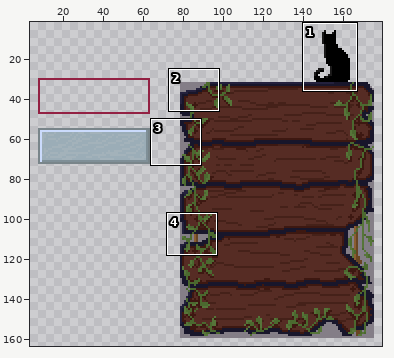
Two states of a sprite sheet, ArtistFolder/interface.png. Above: a wide view before the commit, with the close-up outlined.
Close-up. Before:
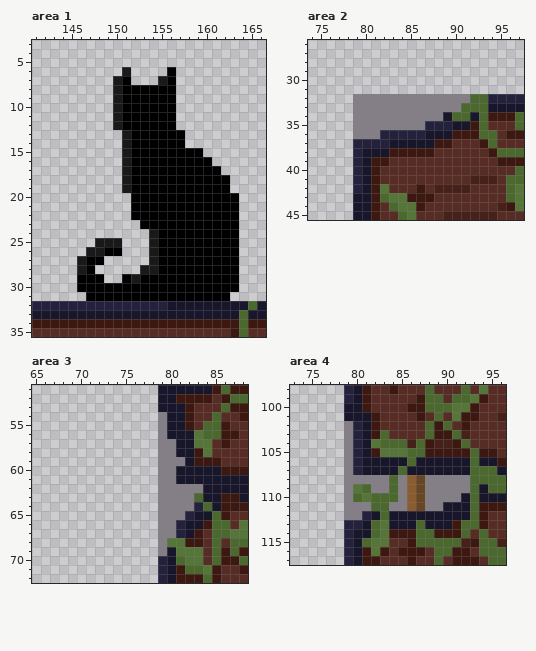
The file is 207x174 pixels. Colours within 5 levels of each other are drawn and written as one. Shown: area 1: x 141..166, y 3..35; area 2: x 74..97, y 26..45; area 3: x 65..88, y 51..72; area 4: x 73..96, y 98..117. The wide view leaves out empty margins. The commit also changed other parts of the picture, which this record leaves out.
After the commit:
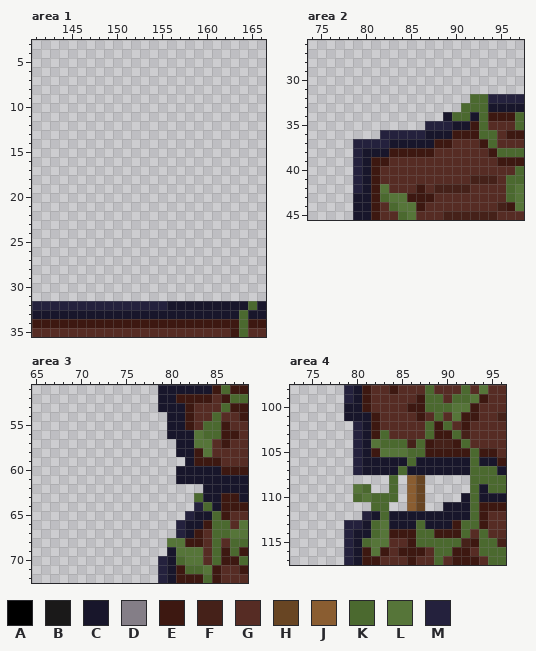
Palette (. is transparent): A #000000  B #1a1919  C #18162b  D #847e87  E #3d1811  F #452119  G #562c24  H #684523  J #8a5d31  K #4b692f  L #567539  M #24213d
What changed:
--- area 1
@@ x 141..166 @@
  5 ..........................
- 6 ..........B....A..........
- 7 .........BA...BA..........
- 8 .........BAAAAAA..........
- 9 .........BAAAAAA..........
-10 .........BAAAAAA..........
-11 .........BAAAAAA..........
-12 .........BAAAAAA..........
-13 ..........BAAAAAA.........
-14 ..........BAAAAAA.........
-15 ..........BAAAAAAAA.......
-16 ..........BAAAAAAAAA......
-17 ..........BAAAAAAAAAA.....
-18 ..........BAAAAAAAAAAA....
-19 ..........BAAAAAAAAAAA....
-20 ...........AAAAAAAAAAAA...
-21 ...........AAAAAAAAAAAA...
-22 ...........AAAAAAAAAAAA...
-23 ............AAAAAAAAAAA...
-24 .............BAAAAAAAAA...
-25 .......BBB...BAAAAAAAAA...
-26 ......BBAA...BAAAAAAAAA...
-27 .....BAA.....BAAAAAAAAA...
-28 .....BA.....BBAAAAAAAAA...
-29 .....AAA..ABAAAAAAAAAAA...
-30 .....AAAAAAAAAAAAAAAAAA...
-31 ......AAAAAAAAAAAAAAAA....
+ 6 ..........................
+ 7 ..........................
+ 8 ..........................
+ 9 ..........................
+10 ..........................
+11 ..........................
+12 ..........................
+13 ..........................
+14 ..........................
+15 ..........................
+16 ..........................
+17 ..........................
+18 ..........................
+19 ..........................
+20 ..........................
+21 ..........................
+22 ..........................
+23 ..........................
+24 ..........................
+25 ..........................
+26 ..........................
+27 ..........................
+28 ..........................
+29 ..........................
+30 ..........................
+31 ..........................
 32 MMMMMMMMMMMMMMMCCCCCCCCCKC
--- area 2
@@ x 74..97 @@
 31 ........................
-32 .....DDDDDDDDDDDDDKKMMMM
-33 .....DDDDDDDDDDDDKKKCCCC
-34 .....DDDDDDDDDDCKKCKEEEK
-35 .....DDDDDDDDMMMCCEKGGGK
-36 .....DDDMMMMMCCCEEEKKGEE
+32 ..................KKMMMM
+33 .................KKKCCCC
+34 ...............CKKCKEEEK
+35 .............MMMCCEKGGGK
+36 ........MMMMMCCCEEEKKGEE
 37 .....MMMMCCCCCEEGGGEKGGG
--- area 3
@@ x 77..85 @@
 53 ..CCCEGGG
-54 ..DCCEGGK
-55 ..DCCEGKK
-56 ..DCCCLKK
-57 ..DDCCLLG
-58 ..DDCCELG
-59 ..DDDCEEE
-60 ..DDCCCCC
-61 ..DDCCCCC
-62 ..DDDDDCC
-63 ..DDDDKCC
-64 ..DDDDMKC
-65 ..DDDMCCK
-66 ..DDMCCEK
-67 ..DDMCEGK
-68 ..DLLEEGK
-69 ..DCLLLGK
+54 ...CCEGGK
+55 ...CCEGKK
+56 ...CCCLKK
+57 ....CCLLG
+58 ....CCELG
+59 .....CEEE
+60 ....CCCCC
+61 ....CCCCC
+62 .......CC
+63 ......KCC
+64 ......MKC
+65 .....MCCK
+66 ....MCCEK
+67 ....MCEGK
+68 ...LLEEGK
+69 ...CLLLGK
 70 ..MCKLLGK
--- area 4
@@ x 73..96 @@
 101 ......CCCEGGGGEGKGLEEGGF
-102 ......DMCEGGGGGKEKGEGGGG
-103 ......DMCEKGGGGKEEKFGGGG
-104 ......DMCLKKKFKEFFEKGGGG
-105 ......DMCELLLKKEEEEEKEEG
-106 ......DMCCCCCKCCCCCCKCCE
-107 ......DMCCCCKCCCCCCCKKKC
-108 ......DDDDDKDJHDDDDDKKKK
-109 ......DLKDDKDJHDDDDDKCKK
-110 ......DKLKKKDJHDDDDCKCCC
-111 ......DDDKKDDJHDDCCCKEEE
-112 ......DDMCKCCCCCCCCCKEGG
+102 .......MCEGGGGGKEKGEGGGG
+103 .......MCEKGGGGKEEKFGGGG
+104 .......MCLKKKFKEFFEKGGGG
+105 .......MCELLLKKEEEEEKEEG
+106 .......MCCCCCKCCCCCCKCCE
+107 .......MCCCCKCCCCCCCKKKC
+108 ...........K.JH.....KKKK
+109 .......LK..K.JH.....KCKK
+110 .......KLKKK.JH....CKCCC
+111 .........KK..JH..CCCKEEE
+112 ........MCKCCCCCCCCCKEGG
 113 ......MMCKLCCCKCCCEKKEGG
Changed places in both close-ups, as pixel boxes (x1, y1, x2, y2):
erased: (77, 67, 239, 301)
erased: (353, 94, 470, 139)
erased: (158, 412, 203, 556)
erased: (344, 421, 470, 520)
